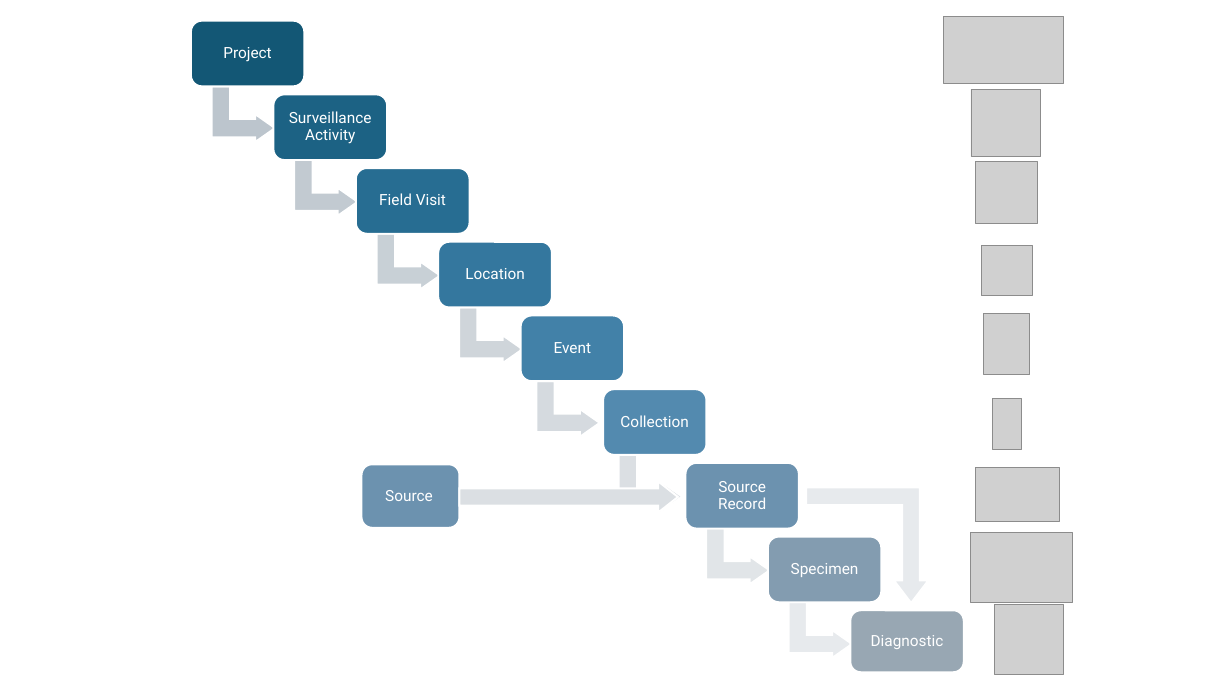
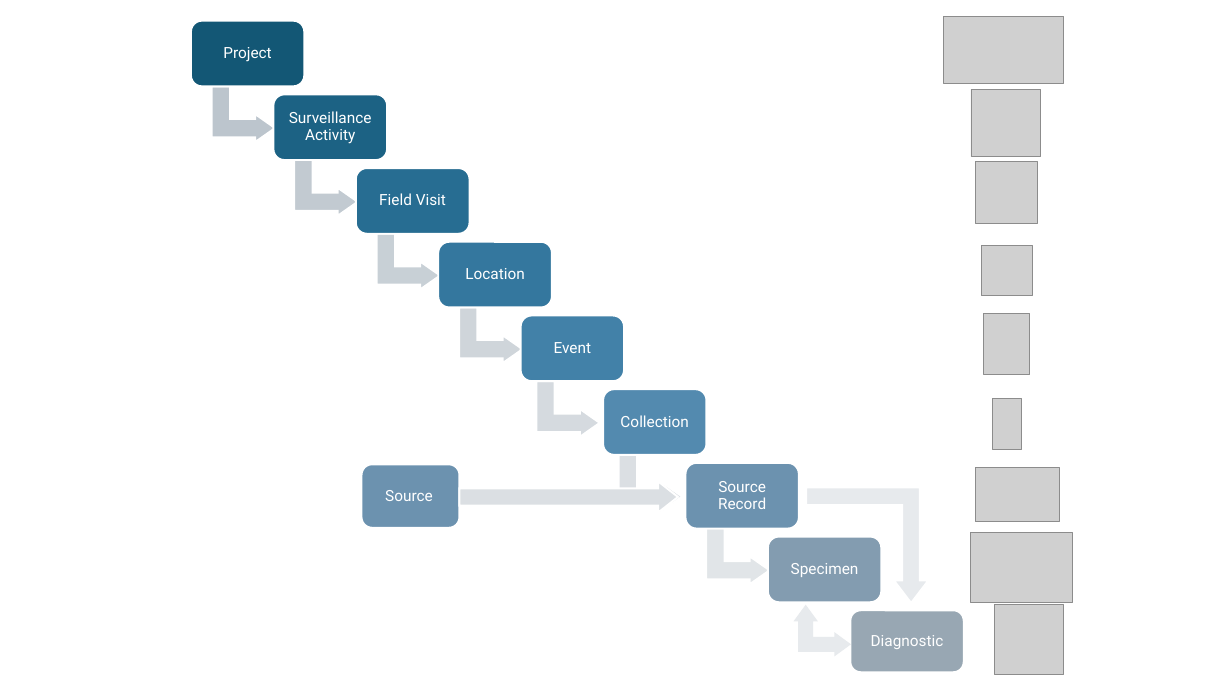
Before and after one commit to dmontecino/WH_Database, a slide deck: slide 2 of Pictures_and_diagrams/diagrams_for_data_model_manual.pptx. Drawn at 1232x693 pixels with LibreOffice and Linux fonts; fonts in the diff are those of the drawing; grey boxes stand for pictures. Boxes give left, top, right and bottom in pixels: in the first picture for what was removed or moved away, otherwise in the second. Text is boxed around its words. In the diff, an @@ line names an element or a change of style, - is before the commit and + after.

```diff
--- a/Pictures_and_diagrams/diagrams_for_data_model_manual.pptx
+++ b/Pictures_and_diagrams/diagrams_for_data_model_manual.pptx
@@ bent up arrow removed at [789, 603, 853, 659] @@
@@ left up arrow added at [794, 604, 851, 656], fill #E8EAED @@
```
Also in this commit, not shown: 25 other files.
